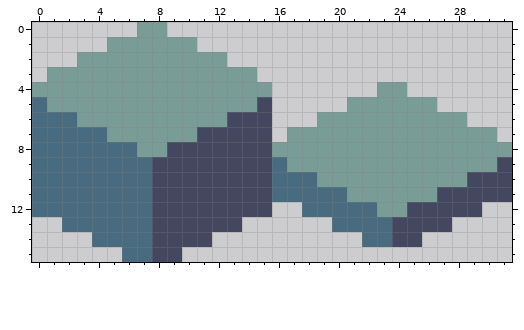
Pixel-art file, stored at src/assets/art/tileset.aseprite. Above is the file before it was changed.
32x16 pixels, 1 frame.
After:
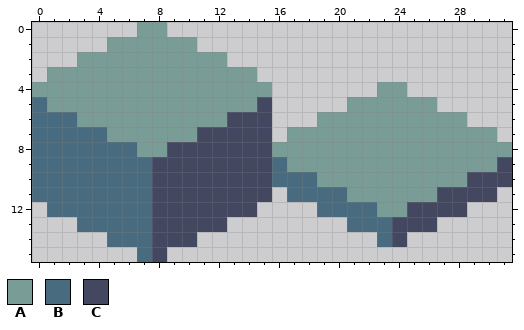
Palette (. is transparent): A #7a9c96  B #486b7f  C #444760
Edits made:
The edit erases colour B in row 11 at x 16; in row 12 at x 0 and 18; in row 13 at x 2 and 20; in row 14 at x 4 and 22; in row 15 at x 6.
The edit erases colour C in row 11 at x 31; in row 12 at x 15 and 29; in row 13 at x 13 and 27; in row 14 at x 11 and 25; in row 15 at x 9.
